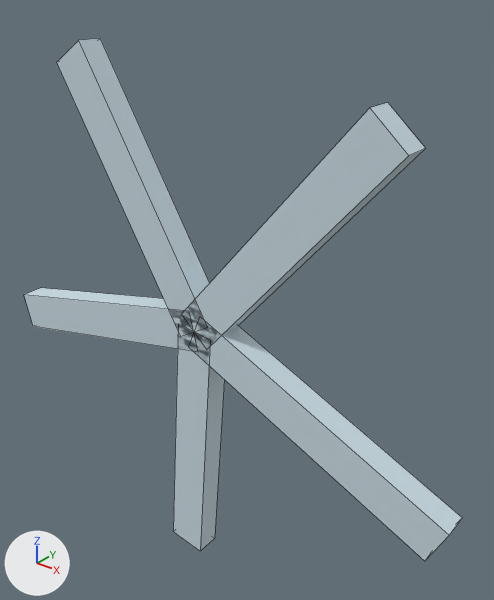
Before and after pictures for a commit that changed the OBJ model EntidadesGraficas/diseños3d/piezas/ventilador_fuente.obj.
One viewpoint serves both versions: a 50 mm lens placed at (0.0478, -0.0515, 0.0374), pointed at (0.0024, 0.0052, 0.0023). The lights are fixed; the arrows at lower left show +X, +Y and +Z. The first picture is the older version. Mesh edges are drawn as thin lines. Where no turn or scale is listed for an object, it has been applied to the vertices.

The older version as bpy lines, for what is in view:
```python
ob_ventilador_fuente_001 = bpy.data.objects.new('ventilador_fuente.001', me_ventilador_fuente_001)
ob_ventilador_fuente_001.location = (0.0, 0.0, 0.0)
ob_ventilador_fuente_002 = bpy.data.objects.new('ventilador_fuente.002', me_ventilador_fuente_002)
ob_ventilador_fuente_002.location = (0.0, 0.0, 0.0)
ob_ventilador_fuente_003 = bpy.data.objects.new('ventilador_fuente.003', me_ventilador_fuente_003)
ob_ventilador_fuente_003.location = (0.0, 0.0, 0.0)
ob_ventilador_fuente_004 = bpy.data.objects.new('ventilador_fuente.004', me_ventilador_fuente_004)
ob_ventilador_fuente_004.location = (0.0, 0.0, 0.0)
ob_ventilador_fuente_005 = bpy.data.objects.new('ventilador_fuente.005', me_ventilador_fuente_005)
ob_ventilador_fuente_005.location = (0.0, 0.0, 0.0)
```
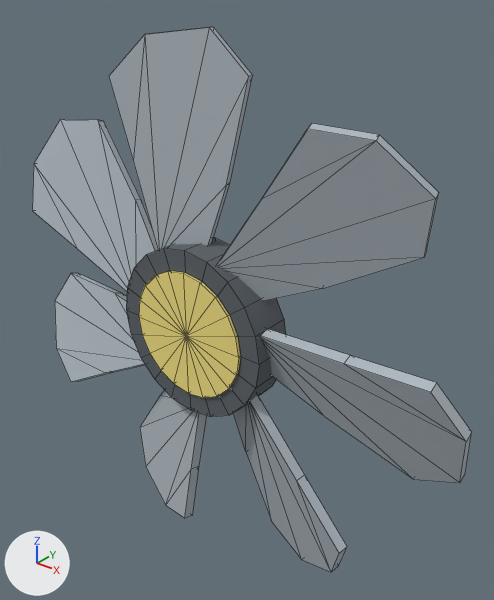
Where the change shows, as pixel boxes (x1, y1, x2, y2) in the pictures (494 x 600 px):
'ventilador_fuente.004', reshaped, recoloured
    before: (57, 38, 209, 336)
    after: (217, 123, 438, 301)
'ventilador_fuente.005', reshaped (41% narrower, 9% shorter)
    before: (182, 103, 426, 348)
    after: (109, 27, 253, 250)
'ventilador_fuente.001', reshaped, recoloured (41% narrower, 26% shorter)
    before: (190, 318, 462, 561)
    after: (126, 238, 286, 417)
'ventilador_fuente.003', reshaped, recoloured (21% wider, 138% taller)
    before: (24, 288, 198, 352)
    after: (261, 329, 472, 483)
'ventilador_fuente.002', reshaped, recoloured (100% wider, 44% shorter)
    before: (174, 324, 224, 551)
    after: (139, 271, 240, 398)
'ventilador_fuente.006', added
    after: (32, 119, 158, 291)
'ventilador_fuente.009', added
    after: (233, 395, 347, 572)
'ventilador_fuente.007', added
    after: (55, 273, 145, 382)
'ventilador_fuente.008', added
    after: (140, 390, 207, 518)

The change, as a list of edits to the scene's bpy script:
```text
Change me_ventilador_fuente_001:
    remove me_ventilador_fuente_001.from_pydata(...)  # 8 vertices, 6 faces; spans x -0.001..0.0323, y -0.0015..0.0015, z -0.0155..0.0023
    remove me_ventilador_fuente_001.materials.append(mat_mat_96b4c4)  # pale blue #cadbe3
    add me_ventilador_fuente_001.from_pydata(...)  # 42 vertices, 60 faces; spans x -0.0102..0.0102, y -0.0025..0.0025, z -0.0102..0.0102
    me_ventilador_fuente_001 part 1: the whole mesh is rebuilt
    add me_ventilador_fuente_001.materials.append(mat_mat_1b1f23)  # dark grey #5c6267
Change me_ventilador_fuente_002:
    remove me_ventilador_fuente_002.from_pydata(...)  # 8 vertices, 6 faces; spans x -0.0054..0.0025, y -0.0015..0.0015, z -0.0341..0.0002
    remove me_ventilador_fuente_002.materials.append(mat_mat_96b4c4)  # pale blue #cadbe3
    add me_ventilador_fuente_002.from_pydata(...)  # 42 vertices, 60 faces; spans x -0.0077..0.0077, y -0.0028..-0.0024, z -0.0077..0.0077
    me_ventilador_fuente_002 part 2: the whole mesh is rebuilt
    add me_ventilador_fuente_002.materials.append(mat_mat_e8c13a)  # yellow #f5e283
Change me_ventilador_fuente_003:
    remove me_ventilador_fuente_003.from_pydata(...)  # 8 vertices, 6 faces; spans x -0.0337..0.0006, y -0.0015..0.0015, z -0.0101..0.0024
    remove me_ventilador_fuente_003.materials.append(mat_mat_96b4c4)  # pale blue #cadbe3
    add me_ventilador_fuente_003.from_pydata(...)  # 16 vertices, 20 faces; spans x 0.009..0.032, y -0.0021..0.0042, z -0.0105..0.0044
    me_ventilador_fuente_003 part 3: the whole mesh is rebuilt
    add me_ventilador_fuente_003.materials.append(mat_mat_6d7b86)  # light grey #afb8c0
Change me_ventilador_fuente_004:
    remove me_ventilador_fuente_004.from_pydata(...)  # 8 vertices, 6 faces; spans x -0.0197..0.0021, y -0.0015..0.0015, z -0.0013..0.0304
    remove me_ventilador_fuente_004.materials.append(mat_mat_96b4c4)  # pale blue #cadbe3
    add me_ventilador_fuente_004.from_pydata(...)  # 16 vertices, 20 faces; spans x 0.0031..0.0254, y -0.0021..0.0042, z 0.0054..0.0253
    me_ventilador_fuente_004 part 4: the whole mesh is rebuilt
    add me_ventilador_fuente_004.materials.append(mat_mat_6d7b86)  # light grey #afb8c0
Change me_ventilador_fuente_005:
    remove me_ventilador_fuente_005.from_pydata(...)  # 8 vertices, 6 faces; spans x -0.0019..0.0242, y -0.0015..0.0015, z -0.0016..0.0273
    remove me_ventilador_fuente_005.materials.append(mat_mat_96b4c4)  # pale blue #cadbe3
    add me_ventilador_fuente_005.from_pydata(...)  # 16 vertices, 20 faces; spans x -0.0107..0.0044, y -0.0021..0.0042, z 0.008..0.0322
    me_ventilador_fuente_005 part 5: the whole mesh is rebuilt
    add me_ventilador_fuente_005.materials.append(mat_mat_6d7b86)  # light grey #afb8c0
Add ob_ventilador_fuente_009:
    ob_ventilador_fuente_009 = bpy.data.objects.new('ventilador_fuente.009', me_ventilador_fuente_009)  # 16 vertices, 20 faces; spans x 0.0035..0.0214, y -0.0021..0.0042, z -0.0292..-0.005; in mat_mat_6d7b86 (light grey #afb8c0)
    ob_ventilador_fuente_009.location = (0.0, 0.0, 0.0)
Add ob_ventilador_fuente_008:
    ob_ventilador_fuente_008 = bpy.data.objects.new('ventilador_fuente.008', me_ventilador_fuente_008)  # 16 vertices, 20 faces; spans x -0.016..0.0011, y -0.0021..0.0042, z -0.0311..-0.0082; in mat_mat_6d7b86 (light grey #afb8c0)
    ob_ventilador_fuente_008.location = (0.0, 0.0, 0.0)
Add ob_ventilador_fuente_007:
    ob_ventilador_fuente_007 = bpy.data.objects.new('ventilador_fuente.007', me_ventilador_fuente_007)  # 16 vertices, 20 faces; spans x -0.0315..-0.0067, y -0.0021..0.0042, z -0.0165..-0.0013; in mat_mat_6d7b86 (light grey #afb8c0)
    ob_ventilador_fuente_007.location = (0.0, 0.0, 0.0)
Add ob_ventilador_fuente_006:
    ob_ventilador_fuente_006 = bpy.data.objects.new('ventilador_fuente.006', me_ventilador_fuente_006)  # 16 vertices, 20 faces; spans x -0.0287..-0.0069, y -0.0021..0.0042, z 0.001..0.0208; in mat_mat_6d7b86 (light grey #afb8c0)
    ob_ventilador_fuente_006.location = (0.0, 0.0, 0.0)
```
